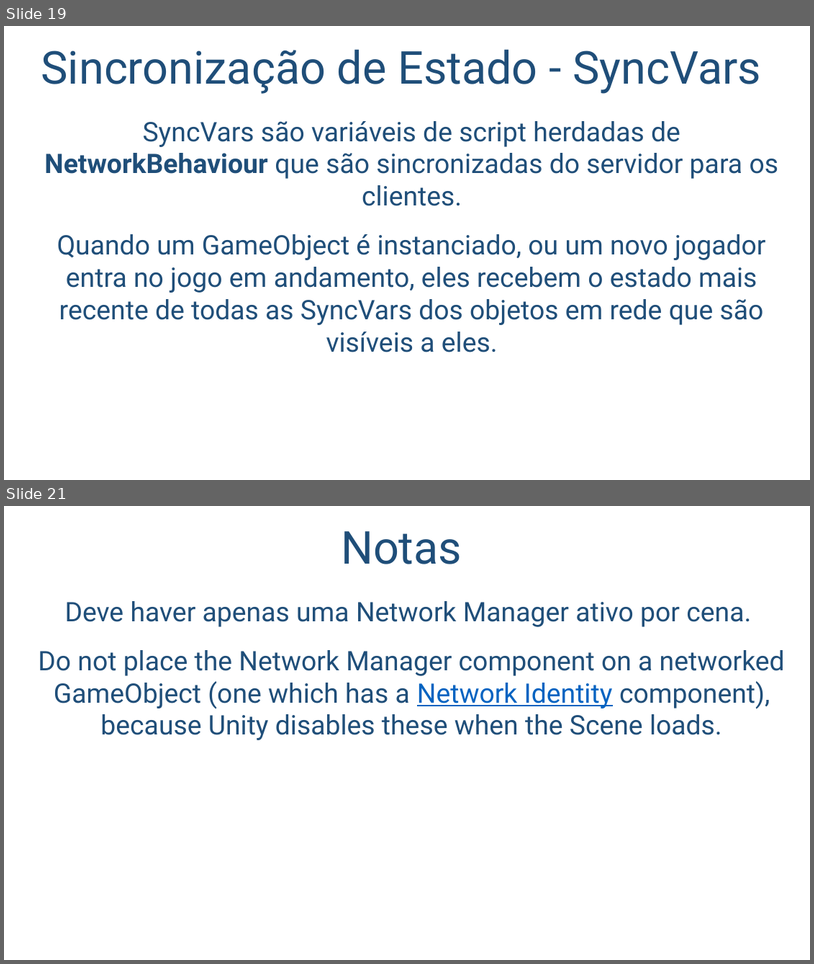
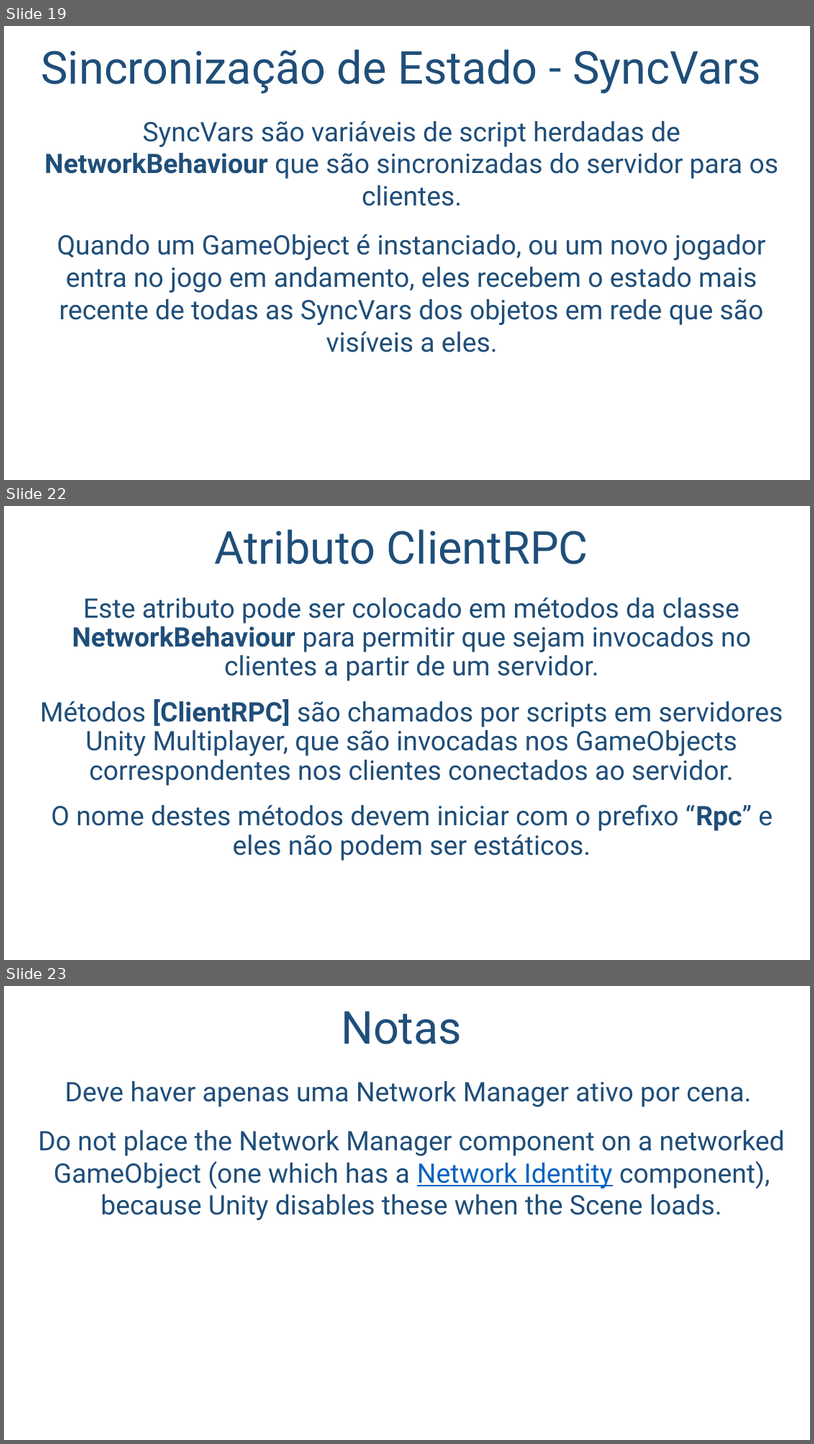
Before and after one commit to salmo-jr/public-slides, a slide deck: unity-multiplayer.pptx. Shown one above the other, each under a label of ours: slides 19 and 21 before the commit, slides 19, 22 and 23 after it; the slides between them are not shown. The pictures are 814x964 and 814x1444 pixels, drawn with LibreOffice and Linux fonts; fonts in the diff are those of the drawing; background and template pictures are left out. Boxes give left, top, right and bottom in pixels: in the first picture for what was removed or moved away, otherwise in the second. Text is boxed around its words. In the diff, an @@ line names an element or a change of style, - is before the commit and + after.

Commit message:
adição dos slides: - Sincronização de Estado - SyncVars; e - Atributo ClientRPC

```diff
--- a/unity-multiplayer.pptx
+++ b/unity-multiplayer.pptx
@@ slide 22 added at bbox=[4, 506, 810, 960], background picture (left out) @@
@@ title added at bbox=[214, 529, 589, 564], 54 pt, text #1F4E79 @@
+Atributo ClientRPC
@@ text added at bbox=[40, 597, 784, 860], 32 pt, text #1F4E79 @@
+Este atributo pode ser colocado em métodos da classe NetworkBehaviour para permitir que sejam invocados no clientes a partir de um servidor.
+Métodos [ClientRPC] são chamados por scripts em servidores Unity Multiplayer, que são invocadas nos GameObjects correspondentes nos clientes conectados ao servidor.
+O nome destes métodos devem iniciar com o prefixo “Rpc” e eles não podem ser estáticos.
@@ what was slide 21 is now slide 23 @@
```
Also in this commit, not shown: 1 slide changed, 1 other slide added.
